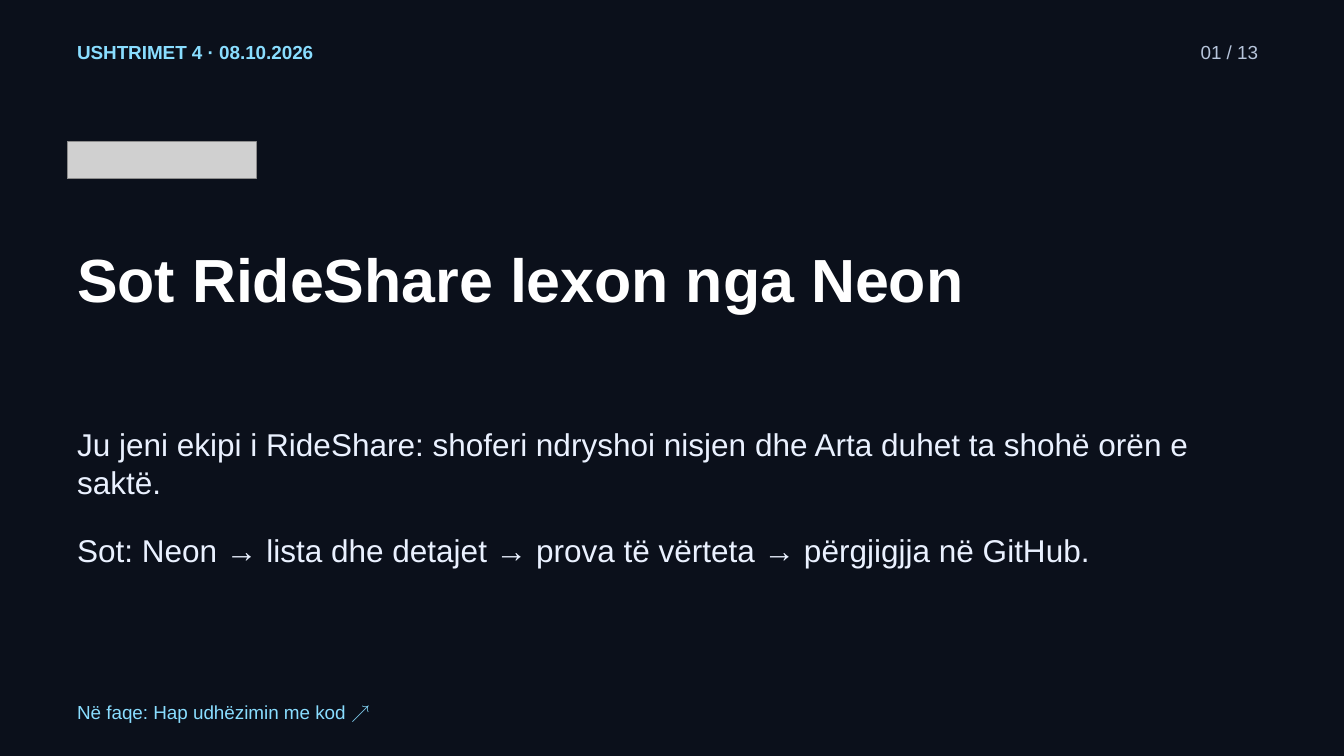
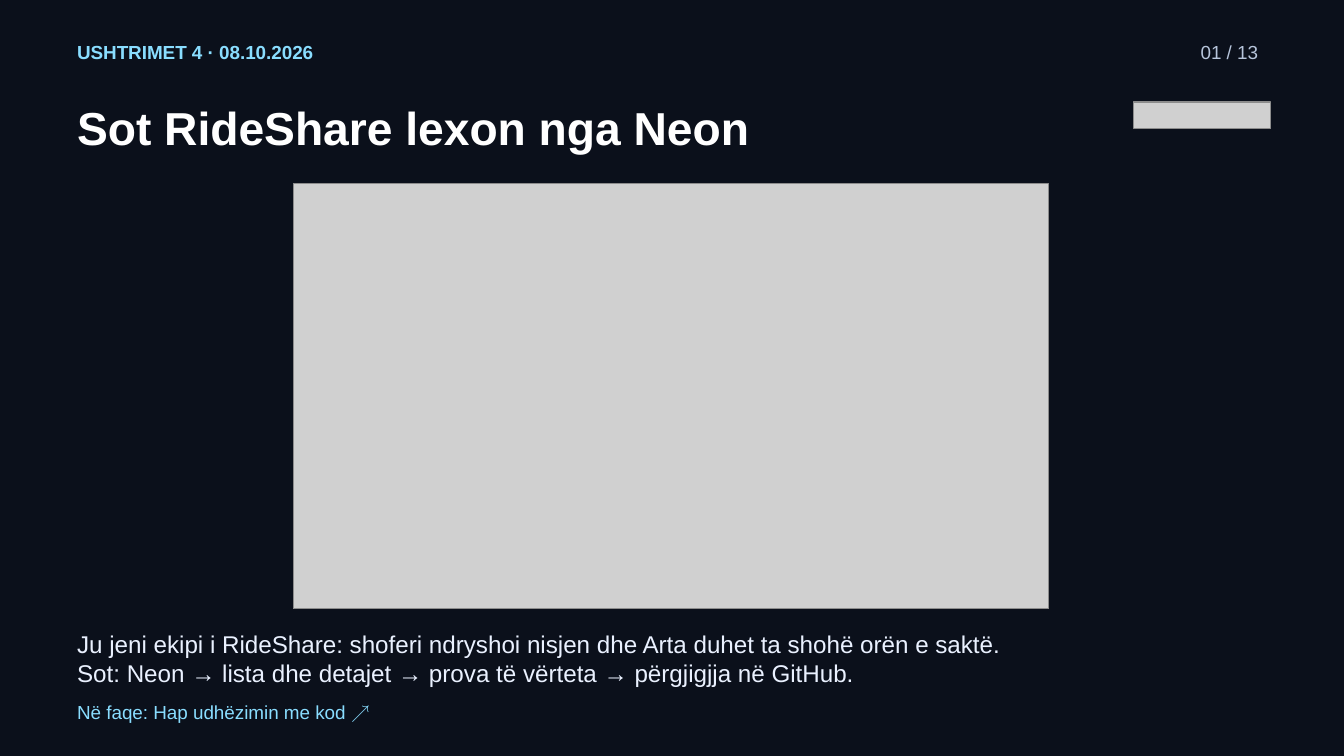
Before and after one commit to arbenl/arbenl.github.io, a slide deck: slide 1 of lendet/2026-2027/mobile/lectures/ushtrimet-04-neon-rideshare-2026.pptx. Drawn at 1344x756 pixels with LibreOffice and Linux fonts; fonts in the diff are those of the drawing; grey boxes stand for pictures. Boxes give left, top, right and bottom in pixels: in the first picture for what was removed or moved away, otherwise in the second. Text is boxed around its words. In the diff, an @@ line names an element or a change of style, - is before the commit and + after.

```diff
--- a/lendet/2026-2027/mobile/lectures/ushtrimet-04-neon-rideshare-2026.pptx
+++ b/lendet/2026-2027/mobile/lectures/ushtrimet-04-neon-rideshare-2026.pptx
@@ text "Sot RideShare lexon nga Neon": place and size @@
-text "Sot RideShare lexon nga Neon" at [77, 258, 963, 313]
+text "Sot RideShare lexon nga Neon" at [77, 111, 749, 155]
@@ text "Sot RideShare lexon nga Neon" at [77, 111, 749, 155]: size 43.5 to 33 pt @@
@@ picture: place and size @@
-picture at [68, 141, 257, 178]
+picture at [1134, 102, 1270, 129]
@@ picture added at [293, 184, 1050, 609] @@
@@ text "Ju jeni ekipi i RideShare: ...": place and size @@
-text "Ju jeni ekipi i RideShare: ..." at [77, 433, 1188, 568]
+text "Ju jeni ekipi i RideShare: ..." at [77, 635, 999, 687]
@@ text "Ju jeni ekipi i RideShare: ..." at [77, 635, 999, 687]: size 22.5 to 17.2 pt @@
```
Also in this commit, not shown: 14 other files.
